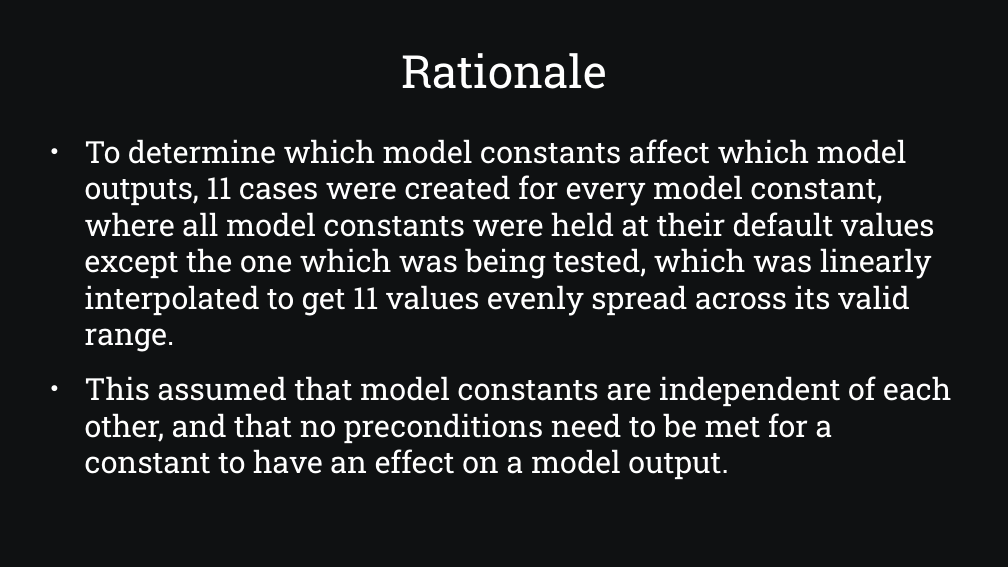
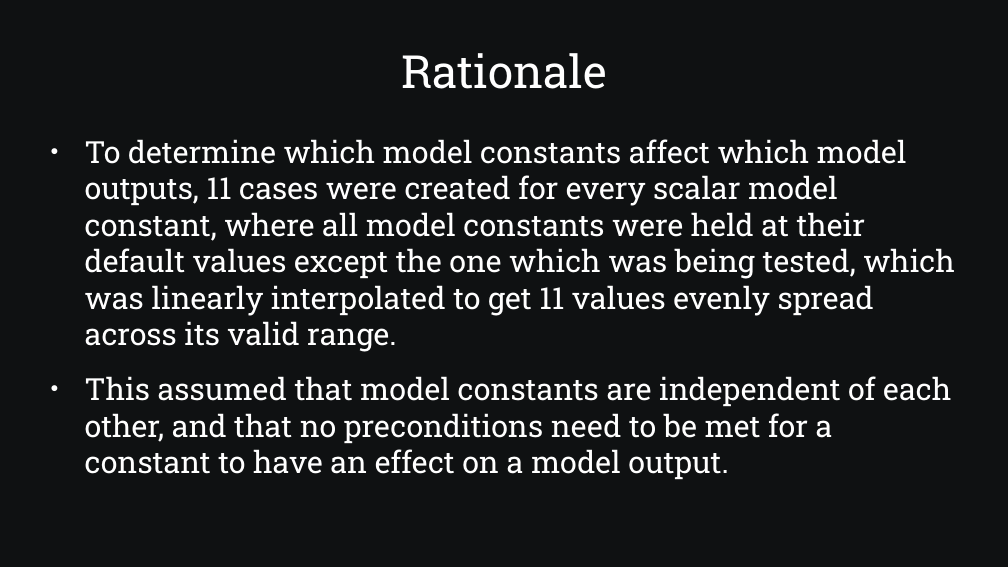
Before and after one commit to SamAllen06/lake_temp_work, a slide deck: slide 7 of documentation/for_collaborators/AnalysisOverview.pptx. Drawn at 1008x567 pixels with LibreOffice and Linux fonts; fonts in the diff are those of the drawing. Boxes give left, top, right and bottom in pixels: in the first picture for what was removed or moved away, otherwise in the second. Text is boxed around its words. In the diff, an @@ line names an element or a change of style, - is before the commit and + after.

```diff
--- a/documentation/for_collaborators/AnalysisOverview.pptx
+++ b/documentation/for_collaborators/AnalysisOverview.pptx
@@ text at <box>85,139,954,352</box>: text changed @@
-● To determine which model constants affect which model outputs, 11 cases were created for every model constant, where all model constants were held at their default values except the one which was being tested, which was linearly interpolated to get 11 values evenly spread across its valid range.
+● To determine which model constants affect which model outputs, 11 cases were created for every scalar model constant, where all model constants were held at their default values except the one which was being tested, which was linearly interpolated to get 11 values evenly spread across its valid range.
```
Also in this commit, not shown: 18 other slides changed, 1 slide added, 1 other file.
